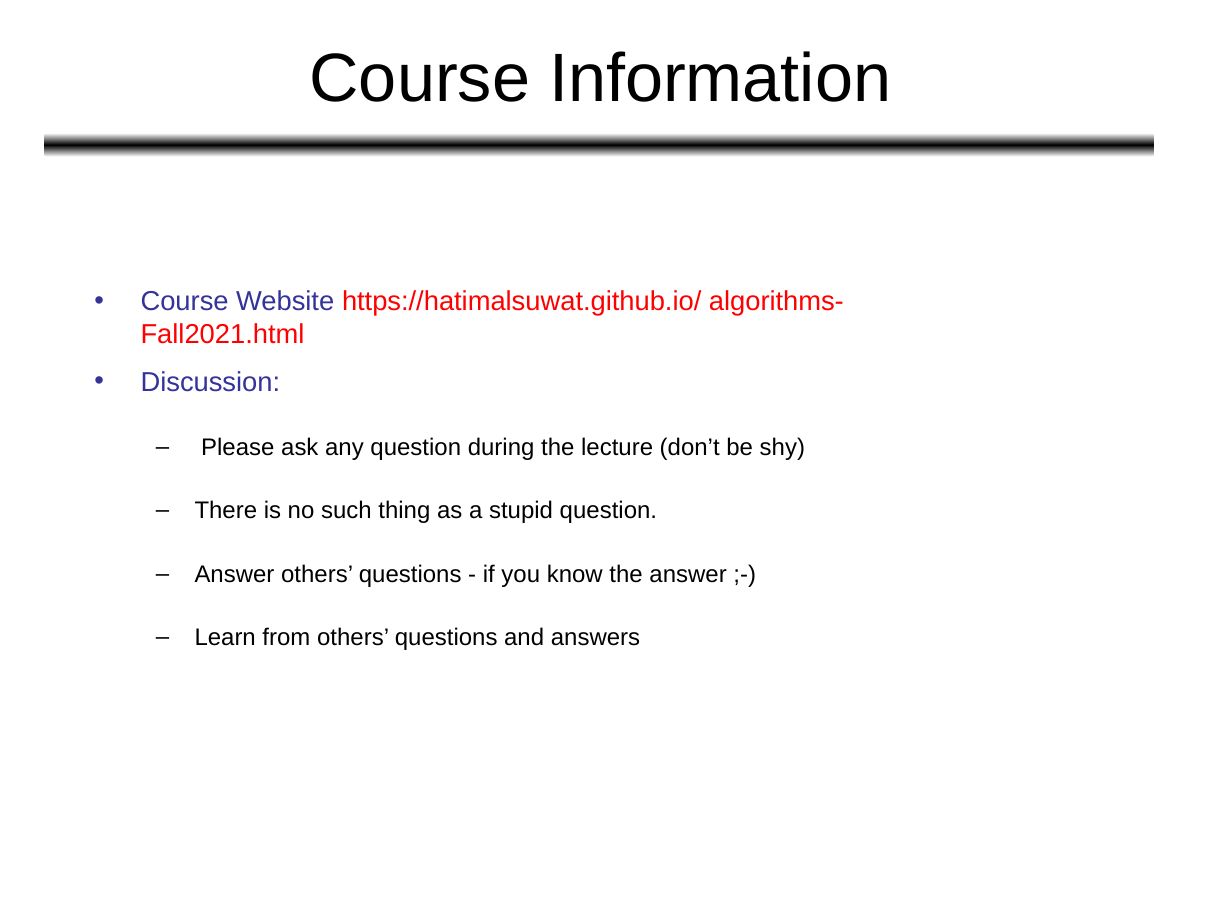
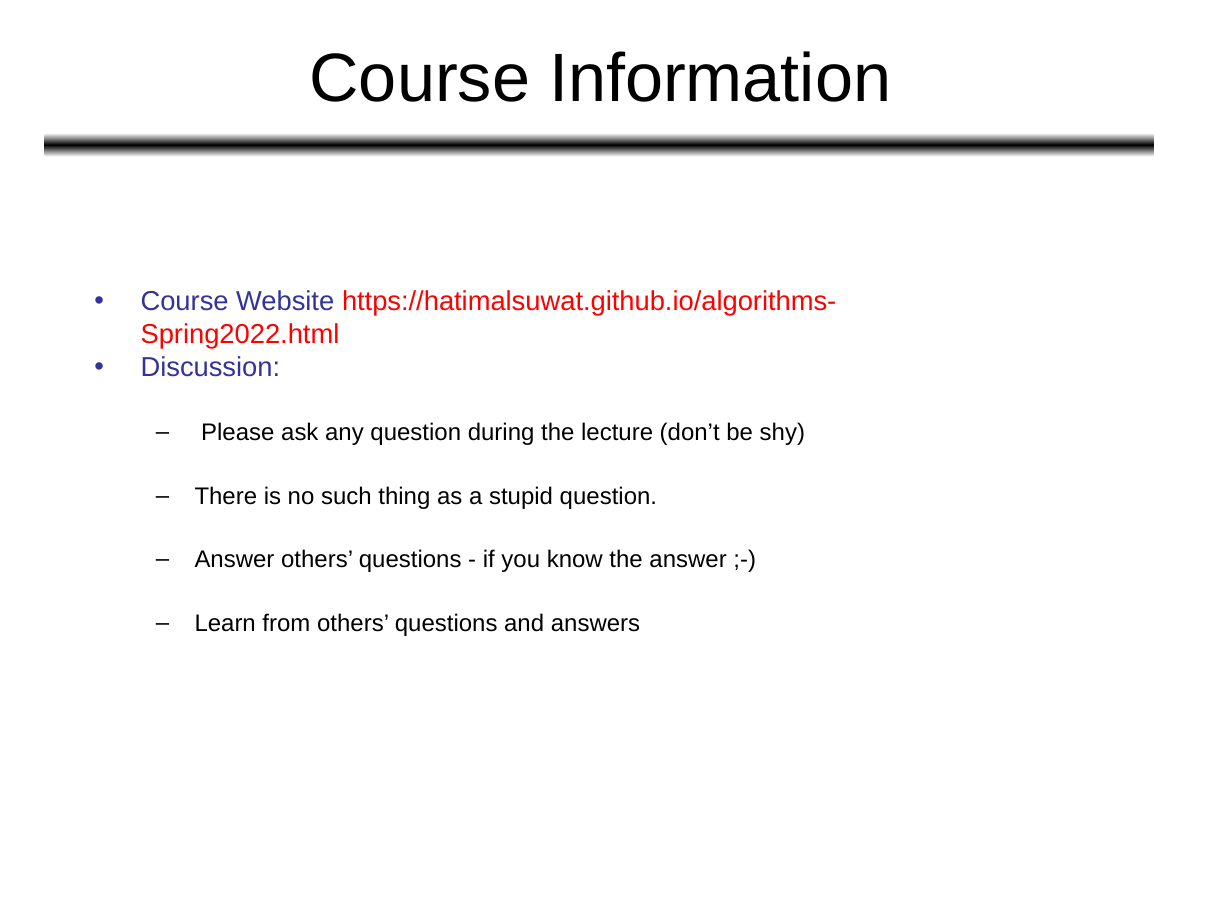
Before and after one commit to HatimAlsuwat/HatimAlsuwat.github.io, a slide deck: slide 3 of algorithms/Lecture 1.ppt. Drawn at 1232x924 pixels with LibreOffice and Linux fonts; fonts in the diff are those of the drawing. Boxes give left, top, right and bottom in pixels: in the first picture for what was removed or moved away, otherwise in the second. Text is boxed around its words. In the diff, an @@ line names an element or a change of style, - is before the commit and + after.

```diff
--- a/algorithms/Lecture 1.ppt
+++ b/algorithms/Lecture 1.ppt
@@ text at [141, 290, 836, 349]: text changed @@
-• Course Website https://hatimalsuwat.github.io/ algorithms-Fall2021.html
+• Course Website https://hatimalsuwat.github.io/algorithms-Spring2022.html
```
Also in this commit, not shown: 1 other file.
